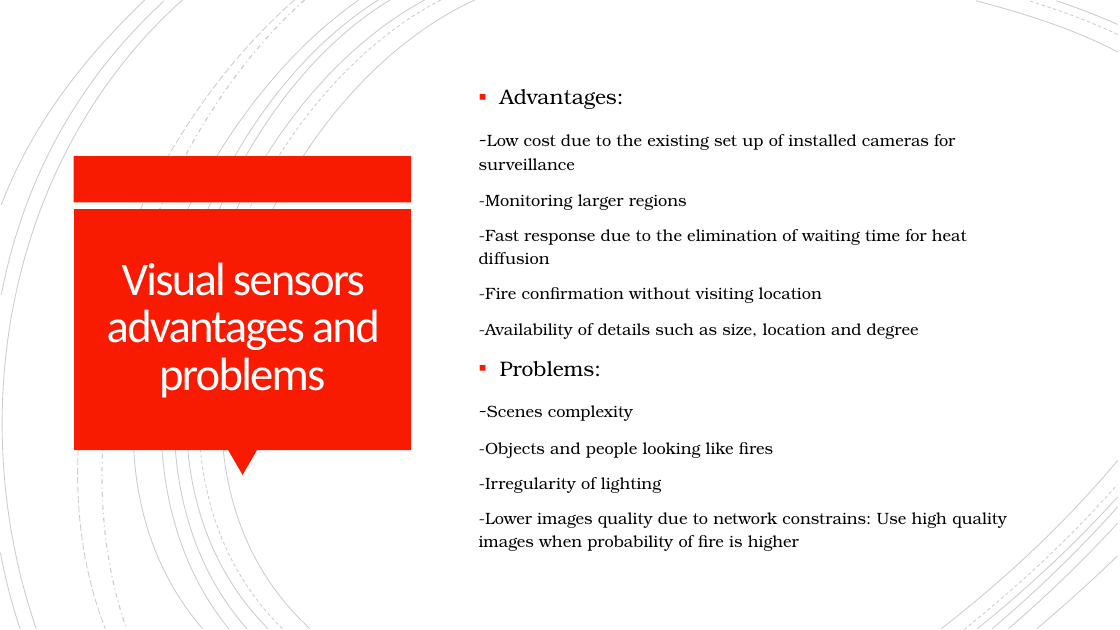
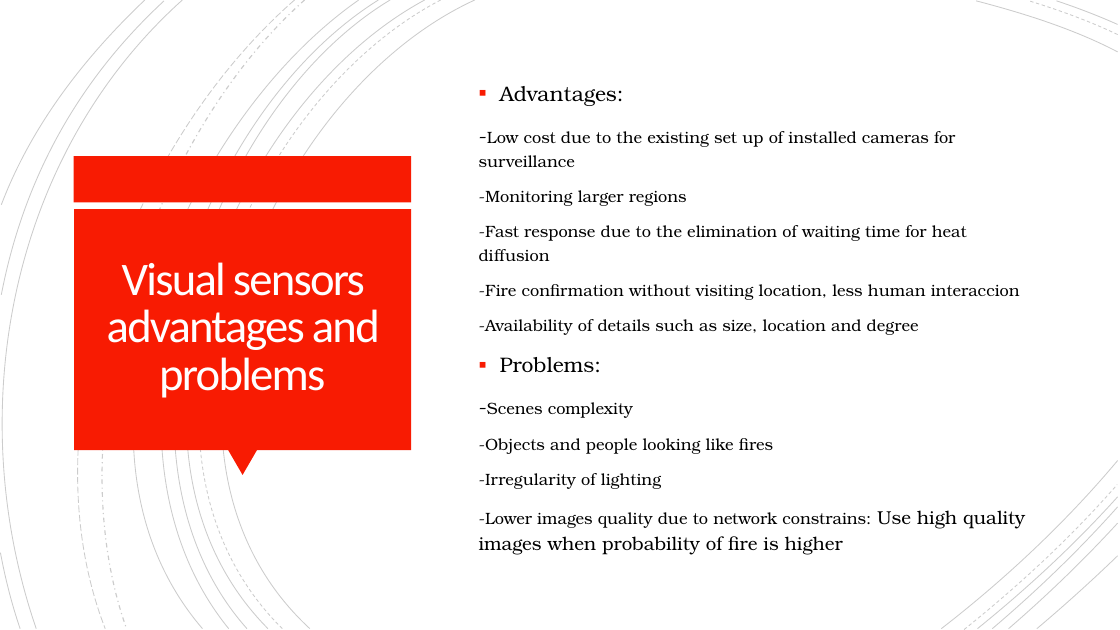
Before and after one commit to Kaoutar-Nahli/Early-Fire-Detection, a slide deck: slide 3 of deep-learning-fire-detection.pptx. Drawn at 1120x630 pixels with LibreOffice and Linux fonts; fonts in the diff are those of the drawing. Boxes give left, top, right and bottom in pixels: in the first picture for what was removed or moved away, otherwise in the second. Text is boxed around its words. In the diff, an @@ line names an element or a change of style, - is before the commit and + after.

Commit message:
presentation completed, too much text

```diff
--- a/deep-learning-fire-detection.pptx
+++ b/deep-learning-fire-detection.pptx
@@ text at [479, 284, 1020, 300]: text changed @@
--Fire confirmation without visiting location
+-Fire confirmation without visiting location, less human interaccion
@@ text at [479, 510, 1025, 555]: size 14 to 16 pt in "Use high quality images when probability of ..." @@
```
Also in this commit, not shown: 11 other slides changed, 8 slides added, 7 slides removed.
